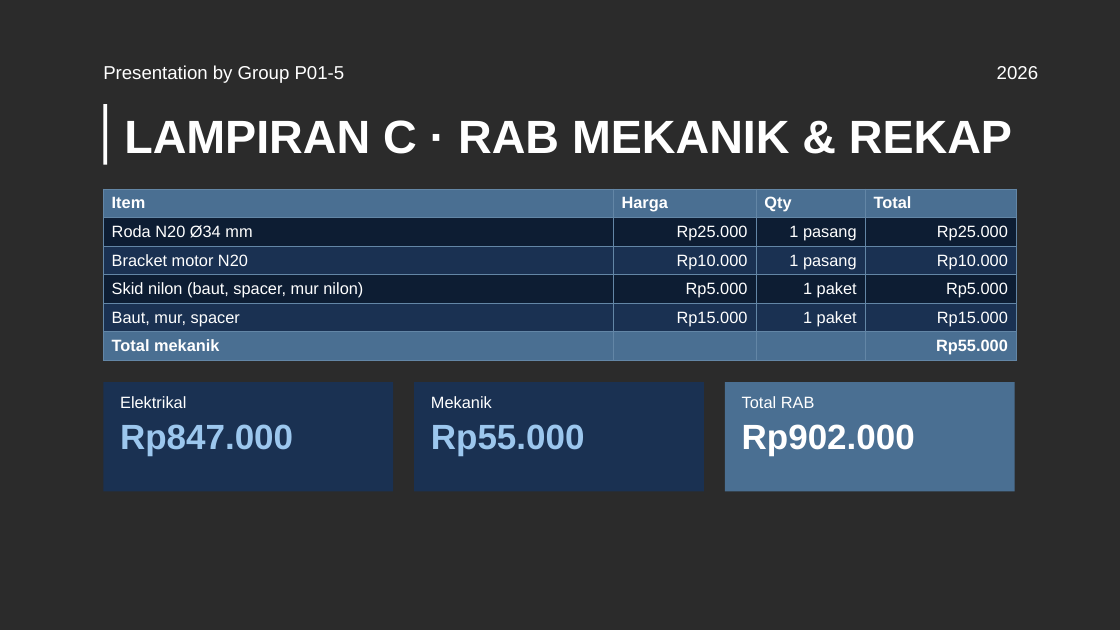
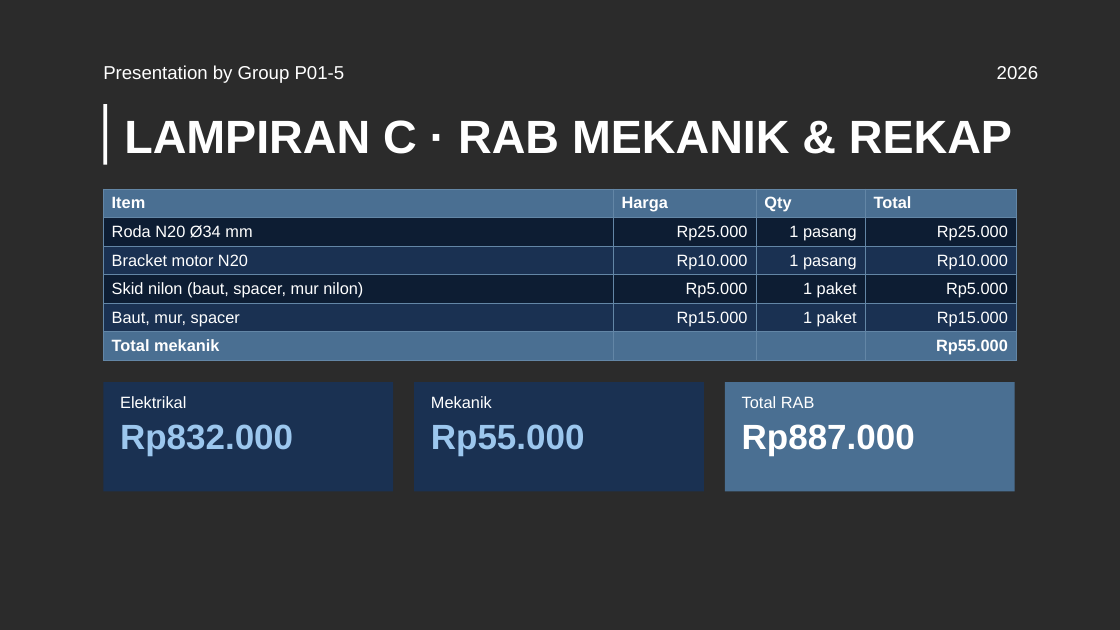
Before and after one commit to Mervs111/Line-Follower-Racer, a slide deck: slide 18 of docs/pitching-rab/LFM_Pitching_RAB_P01-5.pptx. Drawn at 1120x630 pixels with LibreOffice and Linux fonts; fonts in the diff are those of the drawing; background and template pictures are left out; a plain dark background stands for a picture behind light text. Boxes give left, top, right and bottom in pixels: in the first picture for what was removed or moved away, otherwise in the second. Text is boxed around its words. In the diff, an @@ line names an element or a change of style, - is before the commit and + after.

```diff
--- a/docs/pitching-rab/LFM_Pitching_RAB_P01-5.pptx
+++ b/docs/pitching-rab/LFM_Pitching_RAB_P01-5.pptx
@@ text at (120,424,293,456): text changed @@
-Rp847.000
+Rp832.000
@@ text at (742,424,915,456): text changed @@
-Rp902.000
+Rp887.000
```
Also in this commit, not shown: 7 other slides changed, 10 other files.
